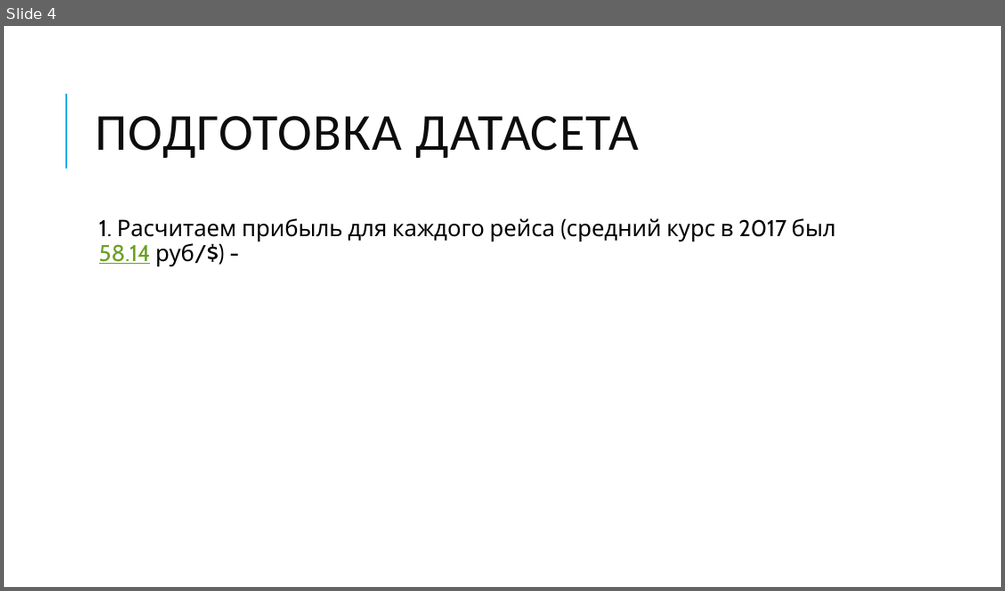
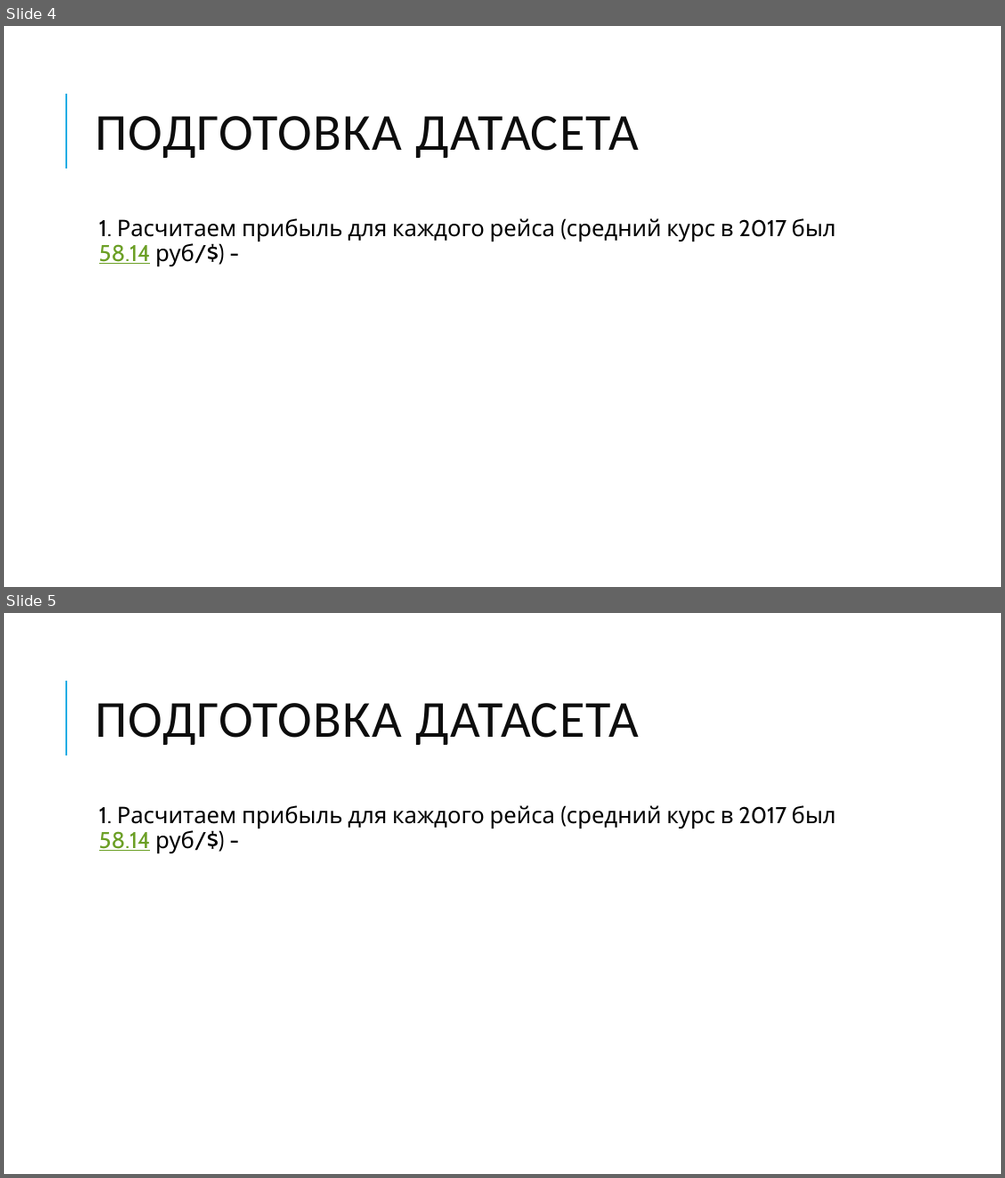
Before and after one commit to vedikhin/skillfactory, a slide deck: module_4/presentation.pptx. Shown one above the other, each under a label of ours: slide 4 before the commit, slides 4 and 5 after it. The pictures are 1005x591 and 1005x1178 pixels, drawn with LibreOffice and Linux fonts; fonts in the diff are those of the drawing. Boxes give left, top, right and bottom in pixels: in the first picture for what was removed or moved away, otherwise in the second. Text is boxed around its words. In the diff, an @@ line names an element or a change of style, - is before the commit and + after.

```diff
--- a/module_4/presentation.pptx
+++ b/module_4/presentation.pptx
@@ slide 5 added at [4, 613, 1001, 1174], background #FFFFFF; not listed: 1 template element that a slide beside it also shows @@
@@ title added at [95, 703, 639, 745], 50 pt, text #0D0D0D @@
+ПОДГОТОВКА ДАТАСЕТА
@@ text added at [99, 805, 836, 853], 22 pt, text #000000 @@
+  1. Расчитаем прибыль для каждого рейса (средний курс в 2017 был 58.14 руб/$) -
```
Also in this commit, not shown: 6 other files.
